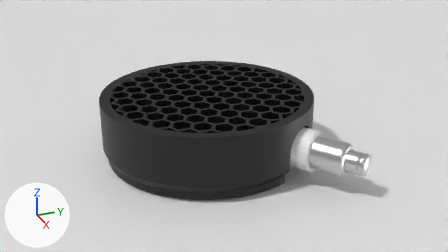
An edit to the Blender file hardware/3D models/Honeycomb grid for LND 7317-2.blend, drawn before and after from the same camera.
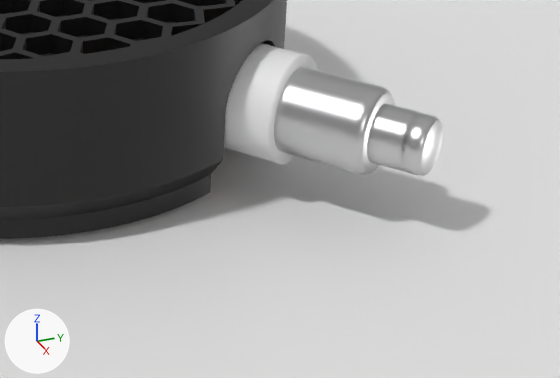
There are two pictures of each version: one from the file's camera 'Camera', one close up on the part from 46% to 93% of the width and 44% to 100% of the height. The lights are fixed; the arrows at lower left show +X, +Y and +Z.

The first close-up shows 'Holder', 'Isolatied part', 'Middle part.001', 'Plane', 'Smallest part'.
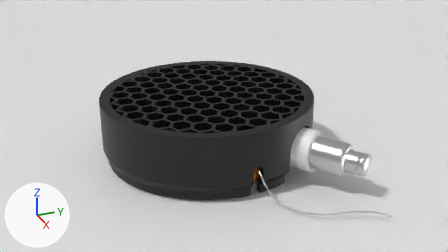
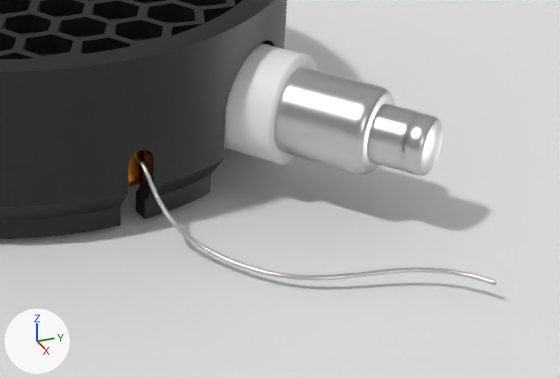
What changed in the scene script:
```text
Add me_cylinder_008:
    me_cylinder_008.from_pydata(...)  # 64 vertices, 34 faces; spans x -7.32..1.11, y -1.0..1.0, z -1.01..1.07
Add cu_béziercurve:
    cu_béziercurve = bpy.data.curves.new('BézierCurve', 'CURVE')
    cu_béziercurve.dimensions = '3D'
    _sp = cu_béziercurve.splines.new('BEZIER'); _sp.bezier_points.add(2)
    _sp.bezier_points.foreach_set('co', [-1.041, -0.118, -0.242, 0.169, 0.357, -0.895, 1.385, 2.166, -0.814])
    _sp.bezier_points.foreach_set('handle_left', [-1.742, -0.057, -0.309, -0.661, -0.112, -0.895, 0.556, 1.697, -0.814])
    _sp.bezier_points.foreach_set('handle_right', [-0.402, -0.174, -0.181, 1.039, 0.849, -0.895, 2.256, 2.658, -0.814])
    for _p, _l, _r in zip(_sp.bezier_points, ['ALIGNED', 'ALIGNED', 'ALIGNED'], ['ALIGNED', 'ALIGNED', 'ALIGNED']): _p.handle_left_type = _l; _p.handle_right_type = _r
    _sp.order_u = 0
    _sp.order_v = 0
    _sp.resolution_u = 36
    cu_béziercurve.materials.append(mat_metal_siver)
    cu_béziercurve.use_path = True
    cu_béziercurve.bevel_mode = 'OBJECT'
    cu_béziercurve.resolution_u = 36
    cu_béziercurve.fill_mode = 'FULL'
    cu_béziercurve.bevel_object = ob_béziercircle
Add cu_béziercircle:
    cu_béziercircle = bpy.data.curves.new('BézierCircle', 'CURVE')
    cu_béziercircle.dimensions = '3D'
    _sp = cu_béziercircle.splines.new('BEZIER'); _sp.bezier_points.add(3)
    _sp.bezier_points.foreach_set('co', [-1.0, 0.0, 0.0, 0.0, 1.0, 0.0, 1.0, 0.0, 0.0, 0.0, -1.0, 0.0])
    _sp.bezier_points.foreach_set('handle_left', [-1.0, -0.552, 0.0, -0.552, 1.0, 0.0, 1.0, 0.552, 0.0, 0.552, -1.0, 0.0])
    _sp.bezier_points.foreach_set('handle_right', [-1.0, 0.552, 0.0, 0.552, 1.0, 0.0, 1.0, -0.552, 0.0, -0.552, -1.0, 0.0])
    for _p, _l, _r in zip(_sp.bezier_points, ['AUTO', 'AUTO', 'AUTO', 'AUTO'], ['AUTO', 'AUTO', 'AUTO', 'AUTO']): _p.handle_left_type = _l; _p.handle_right_type = _r
    _sp.order_u = 0
    _sp.order_v = 0
    _sp.use_cyclic_u = True
    cu_béziercircle.use_path = True
    cu_béziercircle.fill_mode = 'FULL'
Change ob_holder:
    add _m = ob_holder.modifiers.new('Boolean', 'BOOLEAN')
    add _m.object = ob_cut_for_wire
Add ob_cut_for_wire:
    ob_cut_for_wire = bpy.data.objects.new('Cut for wire', me_cylinder_008)
    ob_cut_for_wire.location = (2.996, 0.248, -0.835)
    ob_cut_for_wire.rotation_euler = (-0.0171, -1.608, 0.107)  # degrees (-1, -92, 6.1)
    ob_cut_for_wire.scale = (0.131, 0.13, 0.504)
    ob_cut_for_wire.hide_render = True
Add ob_béziercurve:
    ob_béziercurve = bpy.data.objects.new('BézierCurve', cu_béziercurve)
    ob_béziercurve.location = (3.636, 0.379, -0.57)
Add ob_béziercircle:
    ob_béziercircle = bpy.data.objects.new('BézierCircle', cu_béziercircle)
    ob_béziercircle.location = (0.0, 0.0, 0.0)
    ob_béziercircle.scale = (-0.0214, -0.0214, -0.0214)
```

What differs and where, as boxes [x1, y1, x2, y2] in the close-ups (560 x 378 px):
'Holder', modifiers changed: [0, 0, 287, 239] in both
'BézierCurve', added: after [134, 152, 497, 285]
